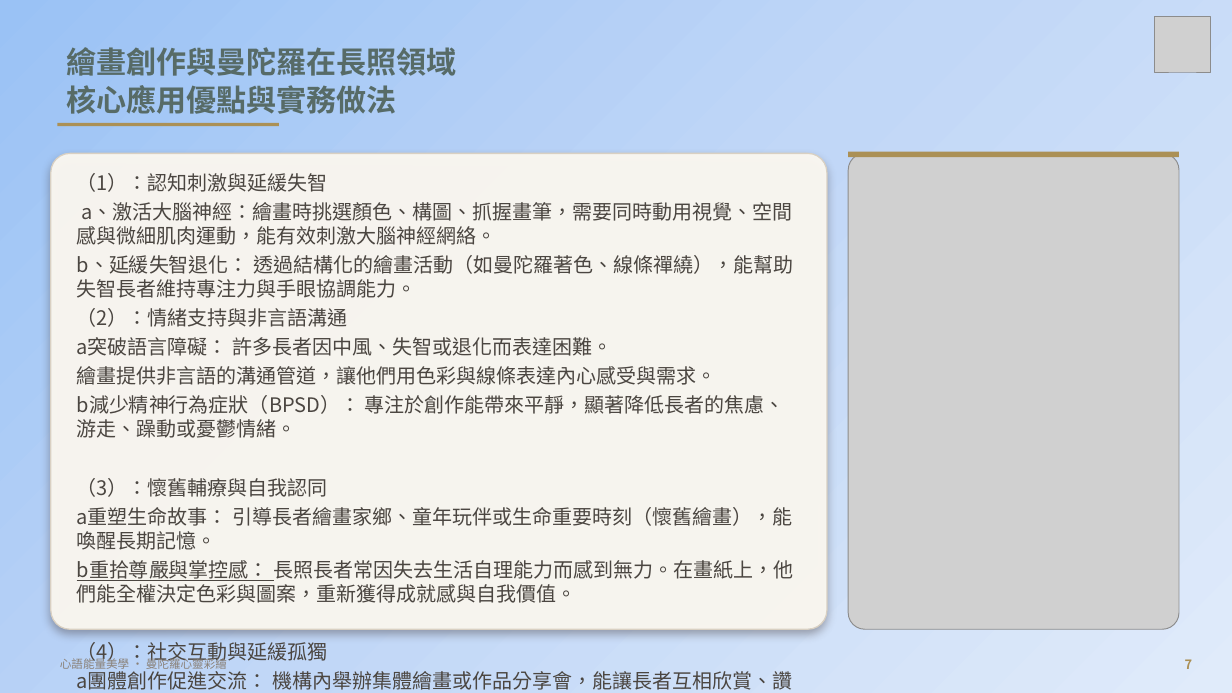
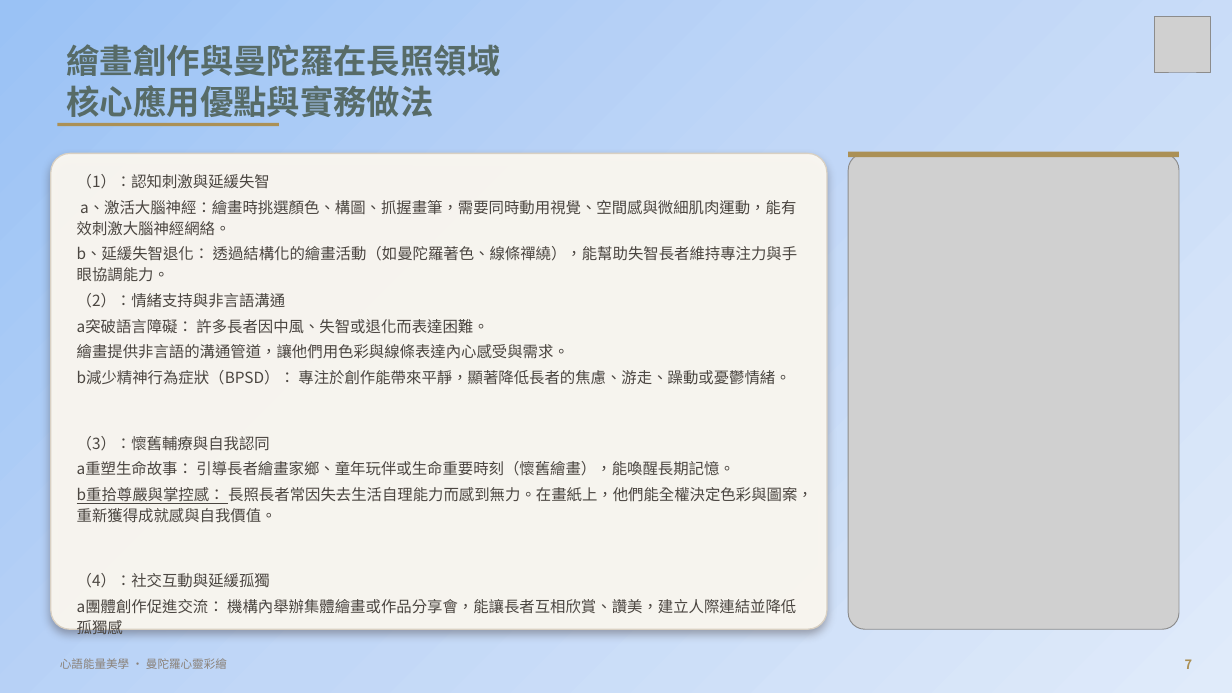
Before and after one commit to serina168/mandala-beginner, a slide deck: slide 7 of 繽紛五感體驗曼陀羅書籤畫_課程大綱.pptx. Drawn at 1232x693 pixels with LibreOffice and Linux fonts; fonts in the diff are those of the drawing; grey boxes stand for pictures; background and template pictures are left out. Boxes give left, top, right and bottom in pixels: in the first picture for what was removed or moved away, otherwise in the second. Text is boxed around its words. In the diff, an @@ line names an element or a change of style, - is before the commit and + after.

```diff
--- a/繽紛五感體驗曼陀羅書籤畫_課程大綱.pptx
+++ b/繽紛五感體驗曼陀羅書籤畫_課程大綱.pptx
@@ title "繪畫創作與曼陀羅在長照領域 核心應用優點與實務做法" at [67, 44, 501, 117]: size 23.4 to 26 pt @@
@@ text "（1）：認知刺激與延緩失智" at [77, 174, 813, 634]: size 15.6 to 12 pt; line spacing 1 to 1.12 @@
```
Also in this commit, not shown: 17 other slides changed, 9 other files.
